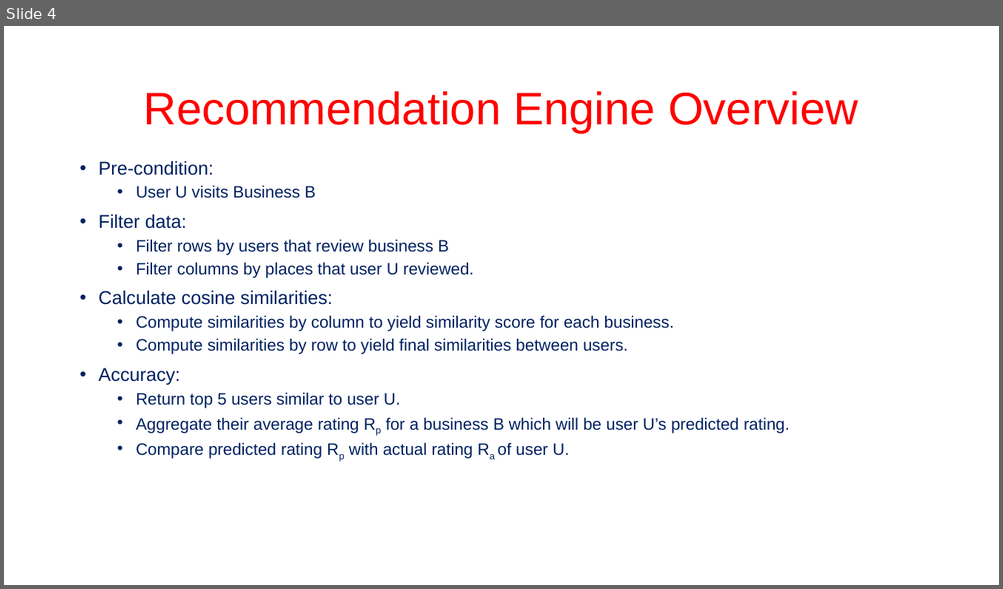
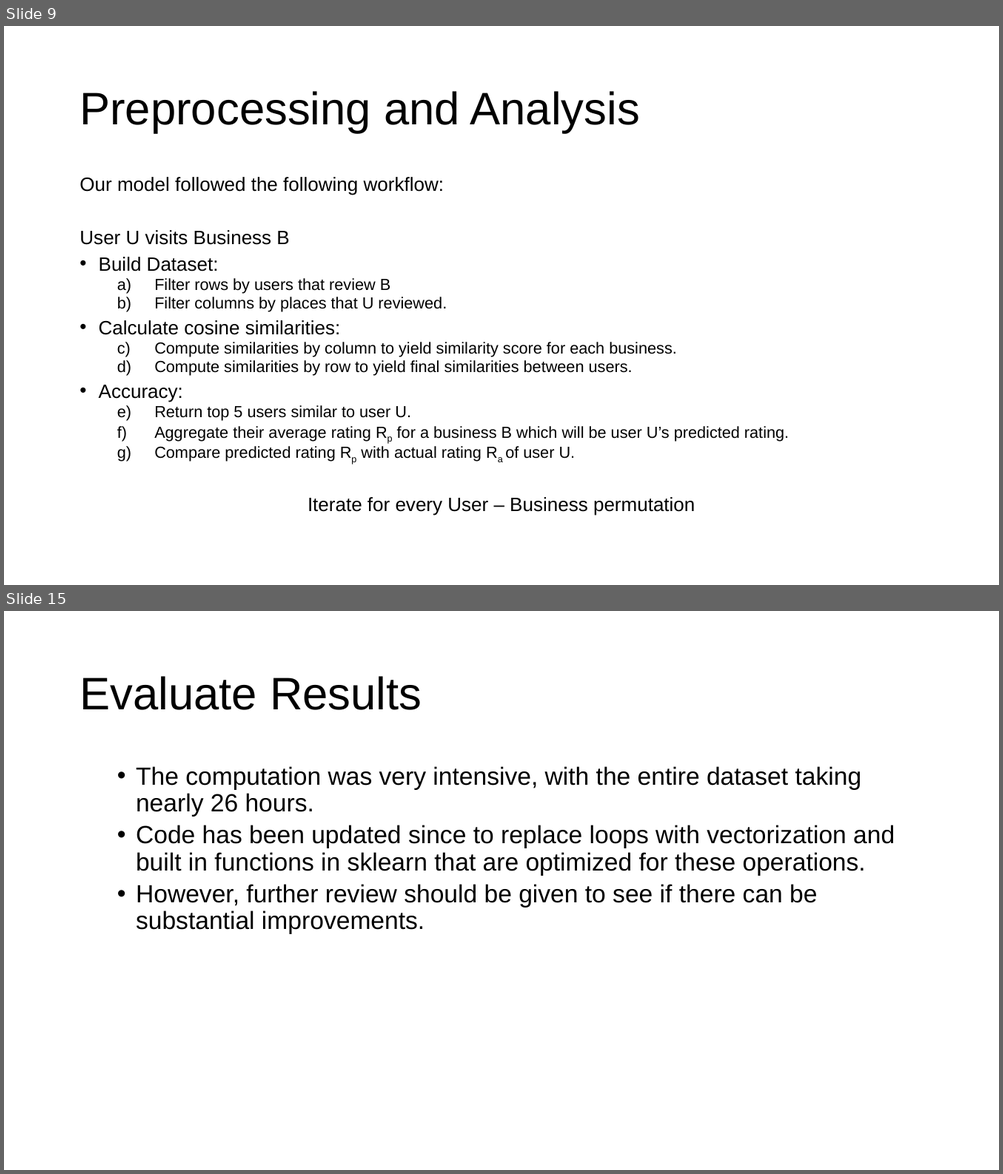
Before and after one commit to methoddatascience/Libra, a slide deck: reviewly/reviewly_libra.pptx. Shown one above the other, each under a label of ours: slide 4 before the commit, slides 9 and 15 after it; the slides between them are not shown. The pictures are 1003x589 and 1003x1174 pixels, drawn with LibreOffice and Linux fonts; fonts in the diff are those of the drawing; background and template pictures are left out. Boxes give left, top, right and bottom in pixels: in the first picture for what was removed or moved away, otherwise in the second. Text is boxed around its words. In the diff, an @@ line names an element or a change of style, - is before the commit and + after.

```diff
--- a/reviewly/reviewly_libra.pptx
+++ b/reviewly/reviewly_libra.pptx
@@ slide 15 added at box(4, 611, 999, 1170), background #FFFFFF @@
@@ title added at box(79, 676, 421, 710), 44 pt, text #000000 @@
+Evaluate Results
@@ text added at box(136, 766, 894, 934), 24 pt, text #000000 @@
+  • The computation was very intensive, with the entire dataset taking nearly 26 hours.
+  • Code has been updated since to replace loops with vectorization and built in functions in sklearn that are optimized for these operations.
+  • However, further review should be given to see if there can be substantial improvements.
@@ what was slide 4 is now slide 9 @@
@@ slide 9 changed as well @@
@@ title at box(79, 91, 640, 133): text changed; text colour #FF0000 to #000000 @@
-Recommendation Engine Overview
+Preprocessing and Analysis
@@ text "Our model followed the following ...": place and size @@
-text "Our model followed the following ..." at box(99, 161, 789, 459)
+text "Our model followed the following ..." at box(79, 177, 788, 516)
@@ text at box(79, 177, 444, 195): text changed; size 18 to 18.6 pt; text colour #002060 to #000000 @@
-• Pre-condition:
+Our model followed the following workflow:
@@ text at box(79, 230, 788, 462): size 16 to 18.6 pt in "User U visits Business B"; text colour #002060 to #000000 in "User U visits Business B", "Calculate cosine similarities:", "Compute similarities by column to yield similarity ...", "Compute similarities by row to yield final ..." and 4 more places; size 18 to 18.6 pt in "Calculate cosine similarities:", "Accuracy:"; size 16 to 15.5 pt in "Compute similarities by column to yield similarity ...", "Compute similarities by row to yield final ...", "Return top 5 users similar to user ...", "Aggregate their average rating Rp for a ..." and 1 more places; bullet • to none; list level 2 to 1 in "User U visits Business B"; line spacing 0.9 to 0.7; bullet • to a) @@
@@ text at box(99, 257, 447, 312): text changed; size 16 to 15.5 pt; text colour #002060 to #000000 @@
-• Filter data:
-  • Filter rows by users that review business B
-  • Filter columns by places that user U reviewed.
+• Build Dataset:
+  a) Filter rows by users that review B
+  b) Filter columns by places that U reviewed.
@@ text at box(307, 497, 694, 516): paragraph added @@
+Iterate for every User – Business permutation
```
Also in this commit, not shown: 7 other slides changed, 8 other slides added, 1 slide removed.
